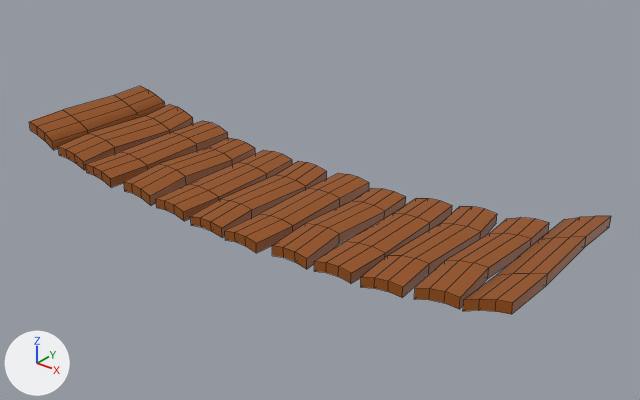
One commit to the FBX model Assets/Models/Modular_Jungle/Jungle_Bridge_01.fbx: the scene before it, then after it.
The view is the same before and after, from a camera (50 mm lens) standing at (5.2, -6.85, 4.24) and looking at (0.32, -0.74, 0.45). The axes (+X, +Y, +Z) are drawn at lower left. The lights are the same throughout. Mesh edges are drawn as thin lines. Where no turn or scale is listed for an object, it has been applied to the vertices.

The first picture shows 'Jungle_Bridge_01'.
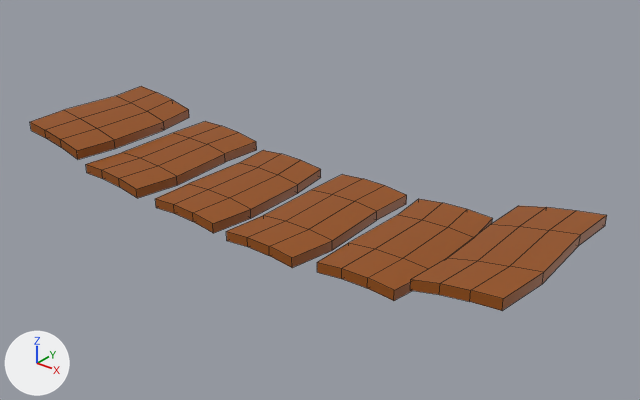
Commit message: Add jungle

What differs and where, as boxes [x1, y1, x2, y2] in the pictures (640 x 400 px; the box of a moved part takes in the faces that stretch with it):
'Jungle_Bridge_01', reshaped
    before: [29, 86, 611, 314]
    after: [30, 86, 607, 311]
part 1 of me_circle_053, moved or reshaped
    before: [463, 216, 611, 314]
    after: [410, 206, 607, 311]
part 2 of me_circle_053, moved or reshaped
    before: [314, 198, 452, 283]
    after: [317, 199, 493, 301]
part 3 of me_circle_053, moved or reshaped
    before: [225, 173, 369, 253]
    after: [226, 174, 407, 268]
part 4 of me_circle_053, moved or reshaped
    before: [86, 121, 228, 187]
    after: [86, 121, 257, 198]
part 5 of me_circle_053, moved or reshaped
    before: [29, 86, 165, 150]
    after: [30, 86, 189, 159]
part 6 of me_circle_053, deleted (brown)
    before: [361, 206, 497, 298]
part 7 of me_circle_053, deleted (brown)
    before: [414, 217, 549, 309]
part 8 of me_circle_053, deleted (brown)
    before: [272, 188, 406, 269]
part 9 of me_circle_053, deleted (brown)
    before: [124, 138, 256, 205]
part 10 of me_circle_053, deleted (brown)
    before: [58, 104, 193, 170]
part 11 of me_circle_053, cut back
    before: [156, 150, 327, 238]
    after: [155, 150, 321, 233]

The change, as a diff of the scene's bpy script:
```diff
--- a/Assets/Models/Modular_Jungle/Jungle_Bridge_01.fbx.py
+++ b/Assets/Models/Modular_Jungle/Jungle_Bridge_01.fbx.py
@@ me_circle_053 @@
 # used by ob_jungle_bridge_01; location = (0.0, 0.0, 0.0)
-me_circle_053.from_pydata(...)  # 384 vertices, 360 faces; spans x -2.96..2.95, y -1.76..-0.08, z 0.33..0.85
+me_circle_053.from_pydata(...)  # 192 vertices, 180 faces; spans x -2.94..2.92, y -1.76..-0.08, z 0.33..0.85
+# me_circle_053 part 1: the loose piece of 32 vertices spanning x 2.5..2.95, y -1.76..-0.08, z 0.56..0.85 is scaled about its middle by (2, 1, 1), then moved by (-0.25, 0.0, 0.0)
+# me_circle_053 part 2: the loose piece of 32 vertices spanning x 1.04..1.48, y -1.73..-0.12, z 0.36..0.52 is scaled about its middle by (2, 1, 1), then moved by (0.25, 0.0, 0.0)
+# me_circle_053 part 3: the loose piece of 32 vertices spanning x 0.0..0.45, y -1.76..-0.08, z 0.33..0.46 is scaled about its middle by (2, 1, 1), then moved by (0.24, 0.0, 0.0)
+# me_circle_053 part 4: the loose piece of 32 vertices spanning x -2.0..-1.55, y -1.76..-0.08, z 0.39..0.56 is scaled about its middle by (2, 1, 1), then moved by (0.23, 0.0, 0.0)
+# me_circle_053 part 5: the loose piece of 32 vertices spanning x -2.96..-2.52, y -1.73..-0.12, z 0.55..0.8 is scaled about its middle by (2, 1, 1), then moved by (0.23, 0.0, 0.0)
+# me_circle_053 part 6: the loose piece of 32 vertices spanning x 1.51..1.98, y -1.74..-0.1, z 0.4..0.58 is deleted
+# me_circle_053 part 7: the loose piece of 32 vertices spanning x 2.01..2.46, y -1.73..-0.16, z 0.47..0.67 is deleted
+# me_circle_053 part 8: the loose piece of 32 vertices spanning x 0.51..0.96, y -1.73..-0.16, z 0.33..0.48 is deleted
+# me_circle_053 part 9: the loose piece of 32 vertices spanning x -1.49..-1.04, y -1.73..-0.16, z 0.35..0.51 is deleted
+# me_circle_053 part 10: the loose piece of 32 vertices spanning x -2.49..-2.02, y -1.74..-0.1, z 0.45..0.64 is deleted
+# me_circle_053 part 11
+# 60 vertices are removed from x -0.96..-0.02, y -1.74..-0.1, z 0.33..0.48
+# 60 faces are deleted
+# 18 vertices are added at x -0.97..-0.09, y -1.73..-0.12, z 0.33..0.48
+# 10 new vertices lie (0.0, 0.0, 0.1) away from vertices in x -0.97..-0.09, y -1.73..-0.12, z 0.33..0.37
+# 30 new faces join them
 me_circle_053.materials.append(mat_jungle_03)
```
